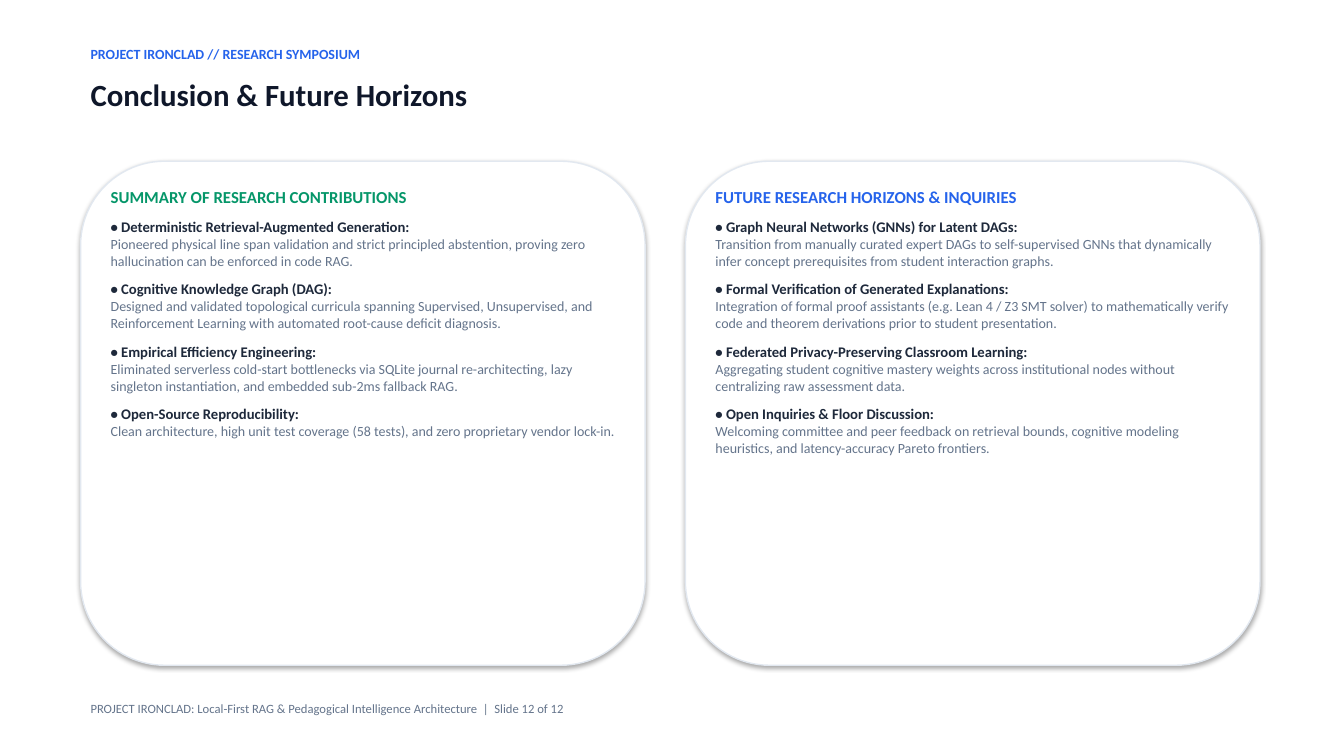
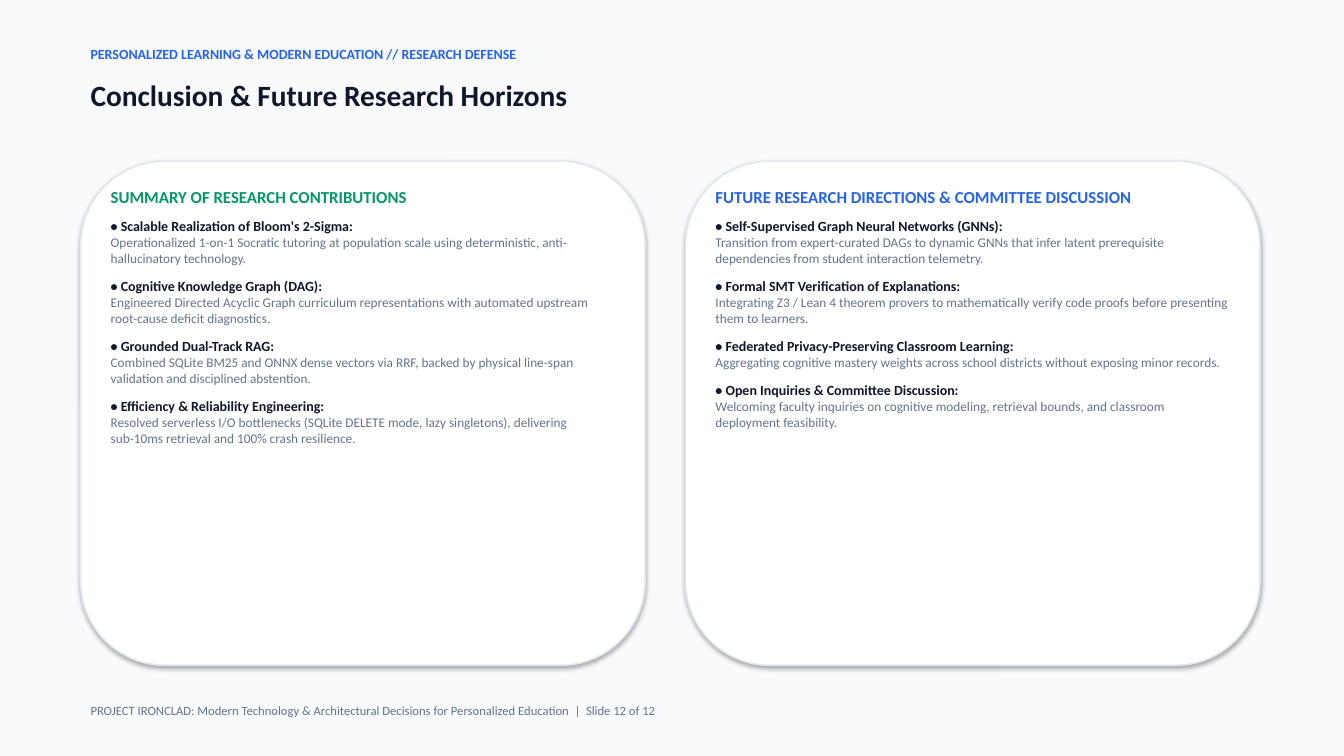
Before and after one commit to Angshurpita/IRONCLAD-DASHBOARD-CLI, a slide deck: slide 12 of presentation/PROJECT_IRONCLAD_RESEARCH_SYMPOSIUM.pptx. Drawn at 1344x756 pixels with LibreOffice and Linux fonts; fonts in the diff are those of the drawing. Boxes give left, top, right and bottom in pixels: in the first picture for what was removed or moved away, otherwise in the second. Text is boxed around its words. In the diff, an @@ line names an element or a change of style, - is before the commit and + after.

Commit message:
feat(research): update research paper and lite-theme presentation deck on personalized learning and technical decisions

```diff
--- a/presentation/PROJECT_IRONCLAD_RESEARCH_SYMPOSIUM.pptx
+++ b/presentation/PROJECT_IRONCLAD_RESEARCH_SYMPOSIUM.pptx
@@ rectangle added at bbox=[0, 0, 1344, 756], fill #F8FAFC @@
@@ text at bbox=[91, 50, 516, 59]: text changed @@
-PROJECT IRONCLAD // RESEARCH SYMPOSIUM
+PERSONALIZED LEARNING & MODERN EDUCATION // RESEARCH DEFENSE
@@ text at bbox=[91, 85, 567, 107]: text changed; size 22 to 21 pt @@
-Conclusion & Future Horizons
+Conclusion & Future Research Horizons
@@ rounded rectangle at bbox=[81, 161, 645, 665]: outline #E2E8F0 1 pt to #E2E8F0 1.2 pt @@
@@ rounded rectangle at bbox=[686, 161, 1260, 665]: outline #E2E8F0 1 pt to #E2E8F0 1.2 pt @@
@@ text "SUMMARY OF RESEARCH CONTRIBUTIONS" at bbox=[111, 192, 588, 443]: size 10.5 to 10 pt, text colour #1E293B to #0F172A in "• Cognitive Knowledge Graph (DAG):" @@
@@ text "FUTURE RESEARCH DIRECTIONS & COMMITTEE ..." at bbox=[715, 192, 1227, 429]: size 10.5 to 10 pt, text colour #1E293B to #0F172A in "• Federated Privacy-Preserving Classroom Learning:" @@
@@ text at bbox=[715, 192, 1227, 323]: text changed; size 10 to 9.5 pt @@
-FUTURE RESEARCH HORIZONS & INQUIRIES
-• Graph Neural Networks (GNNs) for Latent DAGs:
-Transition from manually curated expert DAGs to self-supervised GNNs that dynamically infer concept prerequisites from student interaction graphs.
-• Formal Verification of Generated Explanations:
-Integration of formal proof assistants (e.g. Lean 4 / Z3 SMT solver) to mathematically verify code and theorem derivations prior to student presentation.
+FUTURE RESEARCH DIRECTIONS & COMMITTEE DISCUSSION
+• Self-Supervised Graph Neural Networks (GNNs):
+Transition from expert-curated DAGs to dynamic GNNs that infer latent prerequisite dependencies from student interaction telemetry.
+• Formal SMT Verification of Explanations:
+Integrating Z3 / Lean 4 theorem provers to mathematically verify code proofs before presenting them to learners.
@@ text at bbox=[111, 221, 567, 265]: text changed; size 10 to 9.5 pt @@
-• Deterministic Retrieval-Augmented Generation:
-Pioneered physical line span validation and strict principled abstention, proving zero hallucination can be enforced in code RAG.
+• Scalable Realization of Bloom's 2-Sigma:
+Operationalized 1-on-1 Socratic tutoring at population scale using deterministic, anti-hallucinatory technology.
@@ text at bbox=[111, 298, 588, 443]: text changed; size 10 to 9.5 pt @@
-Designed and validated topological curricula spanning Supervised, Unsupervised, and Reinforcement Learning with automated root-cause deficit diagnosis.
-• Empirical Efficiency Engineering:
-Eliminated serverless cold-start bottlenecks via SQLite journal re-architecting, lazy singleton instantiation, and embedded sub-2ms fallback RAG.
-• Open-Source Reproducibility:
-Clean architecture, high unit test coverage (58 tests), and zero proprietary vendor lock-in.
+Engineered Directed Acyclic Graph curriculum representations with automated upstream root-cause deficit diagnostics.
+• Grounded Dual-Track RAG:
+Combined SQLite BM25 and ONNX dense vectors via RRF, backed by physical line-span validation and disciplined abstention.
+• Efficiency & Reliability Engineering:
+Resolved serverless I/O bottlenecks (SQLite DELETE mode, lazy singletons), delivering sub-10ms retrieval and 100% crash resilience.
@@ text at bbox=[715, 358, 1219, 429]: text changed; size 10 to 9.5 pt @@
-Aggregating student cognitive mastery weights across institutional nodes without centralizing raw assessment data.
-• Open Inquiries & Floor Discussion:
-Welcoming committee and peer feedback on retrieval bounds, cognitive modeling heuristics, and latency-accuracy Pareto frontiers.
+Aggregating cognitive mastery weights across school districts without exposing minor records.
+• Open Inquiries & Committee Discussion:
+Welcoming faculty inquiries on cognitive modeling, retrieval bounds, and classroom deployment feasibility.
@@ text at bbox=[91, 706, 655, 717]: text changed @@
-PROJECT IRONCLAD: Local-First RAG & Pedagogical Intelligence Architecture | Slide 12 of 12
+PROJECT IRONCLAD: Modern Technology & Architectural Decisions for Personalized Education | Slide 12 of 12
```
Also in this commit, not shown: 2 other slides changed, 9 slides added, 9 slides removed, 5 other files.
